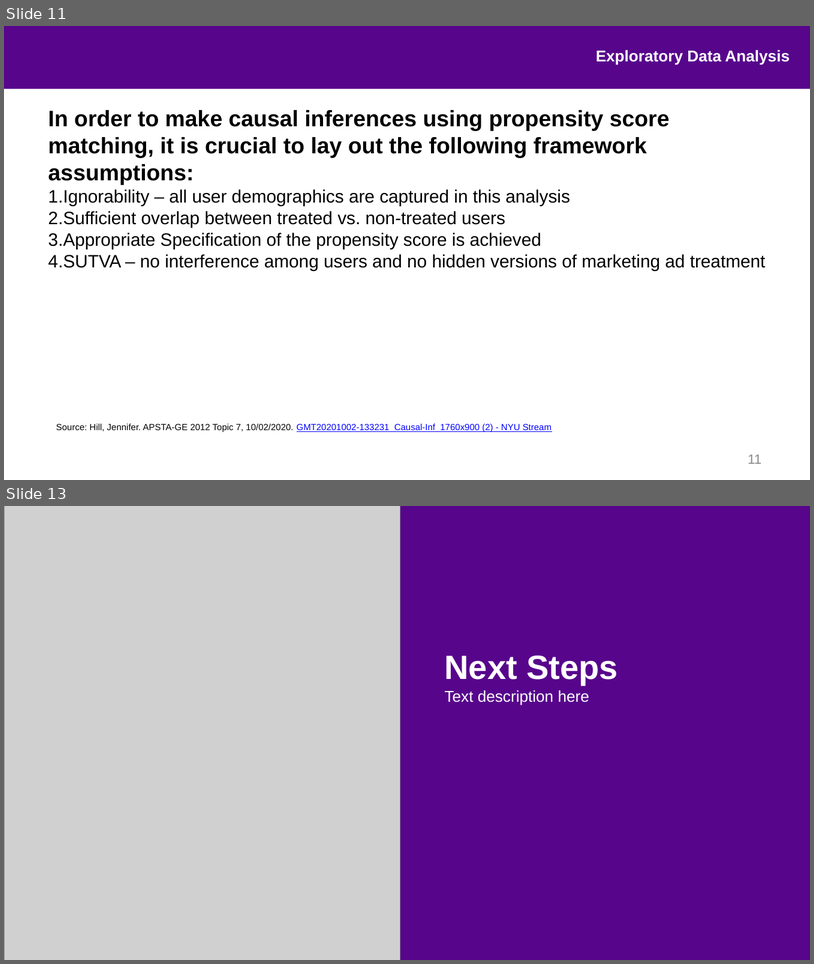
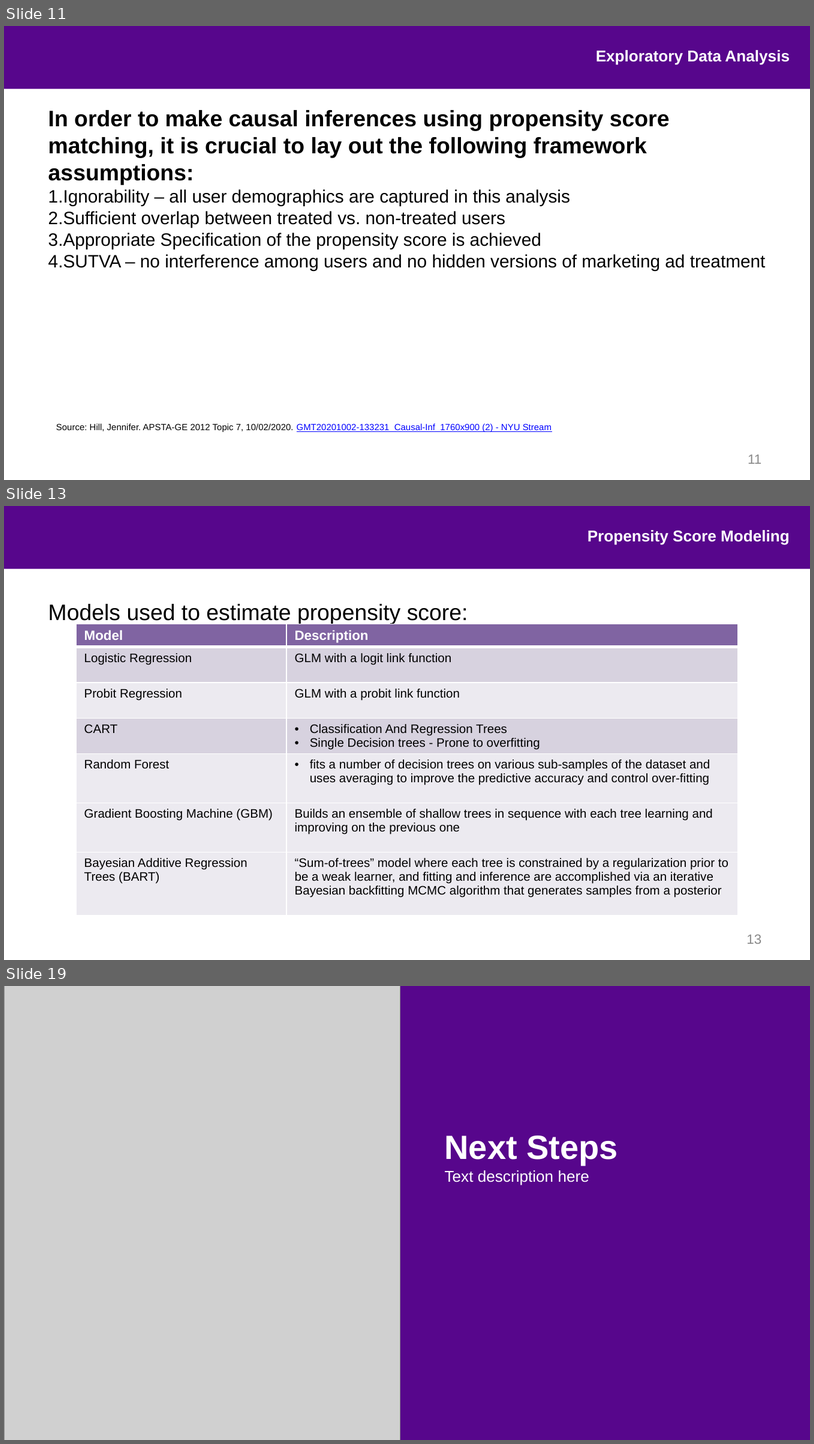
Before and after one commit to ajpag/Airbnb-Causal-Inference, a slide deck: presentation/airbnb_causal_inference.pptx. Shown one above the other, each under a label of ours: slides 11 and 13 before the commit, slides 11, 13 and 19 after it; the slides between them are not shown. The pictures are 814x964 and 814x1444 pixels, drawn with LibreOffice and Linux fonts; fonts in the diff are those of the drawing; grey boxes stand for pictures; background and template pictures are left out. Boxes give left, top, right and bottom in pixels: in the first picture for what was removed or moved away, otherwise in the second. Text is boxed around its words. In the diff, an @@ line names an element or a change of style, - is before the commit and + after.

Commit message:
update modeling slides

```diff
--- a/presentation/airbnb_causal_inference.pptx
+++ b/presentation/airbnb_causal_inference.pptx
@@ slide 13 added at (x1=4, y1=506, x2=810, y2=960), background #FFFFFF; not listed: 1 template element that a slide beside it also shows @@
@@ text added at (x1=588, y1=530, x2=790, y2=545), 14 pt, text #FFFFFF, bold @@
+Propensity Score Modeling
@@ text added at (x1=48, y1=604, x2=468, y2=625), 20 pt, text #000000 @@
+Models used to estimate propensity score:
@@ table added at (x1=77, y1=624, x2=738, y2=933), 7 rows, 2 columns @@
+Model | Description
+Logistic Regression | GLM with a logit link function
+Probit Regression | GLM with a probit link function
+CART | Classification And Regression Trees / Single Decision trees - Prone to overfitting
+Random Forest | fits a number of decision trees on various sub-samples of the dataset and uses averaging to improve the predictive accuracy and control over-fitting
+Gradient Boosting Machine (GBM) | Builds an ensemble of shallow trees in sequence with each tree learning and improving on the previous one
+Bayesian Additive Regression Trees (BART) | “Sum-of-trees” model where each tree is constrained by a regularization prior to be a weak learner, and fitting and inference are accomplished via an iterative Bayesian backfitting MCMC algorithm that generates samples from a posterior
@@ page number added at (x1=747, y1=934, x2=762, y2=943), 12 pt, text #898989 @@
+13
@@ what was slide 13 is now slide 19 @@
```
Also in this commit, not shown: 6 other slides added, 1 slide removed.
